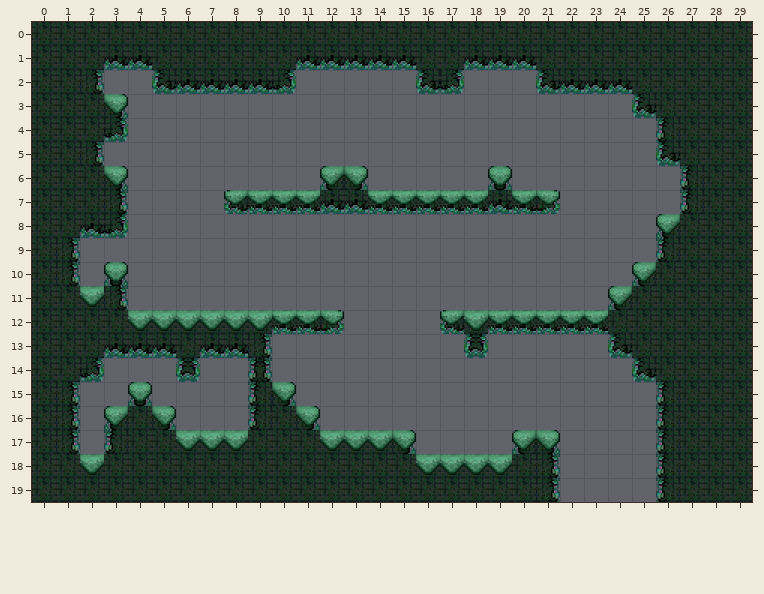
One commit to this Tiled map: captain_brinetooth/Assets/maps/level_starts0/Stile10.tmx. Above, as it was before the edit.
Cells are 64x64 px. Shown: x 0..29, y 0..19.
The same view after the edit:
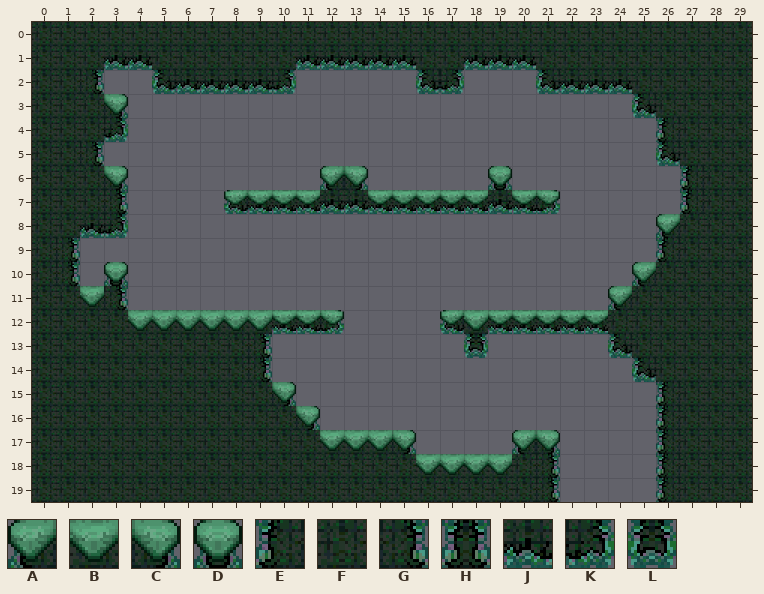
Key: from "level0": A 0, B 1, C 2, D 3, E 4, F 5, G 6, H 7, J 9, K 10, L 11.
_ is an empty cell, . an unchanged one.
What changed:
--- layer "tiles"
@@ x 1..9 @@
-13 ..JJJ.JJ.
-14 .K___L__H
-15 G__D____E
-16 G_A.C___E
-17 G_E..BBB.
-18 .B.......
+13 ..FFF.FF.
+14 .FFFFFFFG
+15 FFFFFFFFF
+16 FFF.FFFFF
+17 FFF..FFF.
+18 .F.......
Boxes around the changes in both pictures, in picture pixels (x1, y1, x2, y2):
changed: (56, 343, 272, 475)
